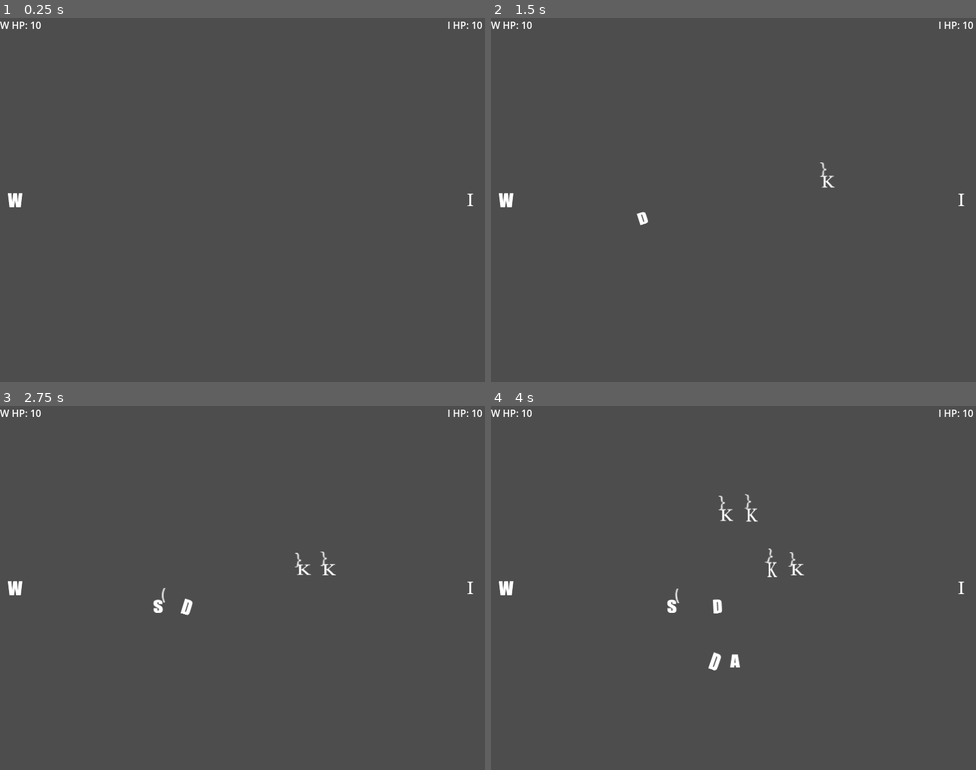
Above: before the commit, frames 1-4 (two rows, left to right).
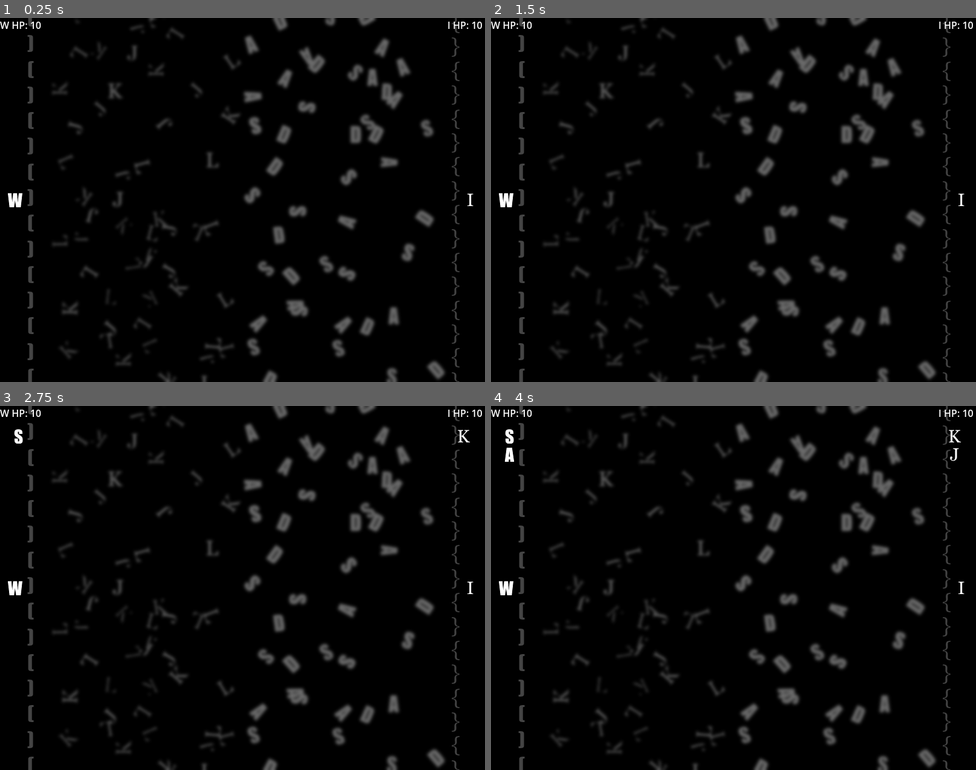
Above: after the commit, the same moments.

Repository: camd67/ld55-summoning-game
Game: Godot game, scene res://battlefield/battlefield.tscn
Same seed, same stepped clock (60 frames per second), same inputs: the game is played once before the commit and once after it.
Inputs (mouse positions are in pixels of both pictures, inside the frame that each line leads up to):
- Up to frame 1 (0.25 s): no input
- Up to frame 2 (1.5 s): tap Enter at 0.5 s; move the mouse to (840, 181) at 0.52 s; hold A (summon_a) 0.53-1.28 s; tap D (summon_d) at 0.8, 1.35 s; tap Space at 1.25 s; move the mouse to (636, 218) at 1.27 s
- Up to frame 3 (2.75 s): tap S (summon_s) at 1.55 s; move the mouse to (291, 507) at 2.02 s; hold S (summon_s) from 2.03 s (still down); tap A (summon_a) at 2.3 s
- Up to frame 4 (4 s): move the mouse to (709, 660) at 2.77 s; release S (summon_s) at 2.78 s; tap A (summon_a) at 2.85 s; tap D (summon_d) at 3.05 s; move the mouse to (879, 642) at 3.52 s; hold D (summon_d) from 3.53 s (still down); tap S (summon_s) at 3.8 s

The runs differ from the first frame. In frame 1, 96% of the frame differs, in the area x 0-100%, y 0-100%; in frame 2, 96%; in frame 3, 96%; in frame 4, 96%.

Commit message:
Add battlefield, summonable tracking, and basic enemy AI

Diff:
--- a/battlefield/Enemy.gd
+++ b/battlefield/Enemy.gd
@@ -1,31 +1,51 @@
-@tool
 extends Node2D
 
 @onready var enemy_summons: Node2D = $EnemySummons
+@onready var summonable_manager: SummonableManager = $"../SummonableManager"
 
 const summon_j = preload("res://summon/summon_j.tscn")
 const summon_k = preload("res://summon/summon_k.tscn")
 const summon_l = preload("res://summon/summon_l.tscn")
 const summon_rect = Rect2(400, 0, 400, 600)
 
-const summons = [summon_k]
+const base_skip_chance = .5
+var current_skip_chance := base_skip_chance
+
+const summons = ["j", "k", "l"]
 
 
-func _ready() -> void:
-	if not Engine.is_editor_hint():
-		GlobalEvent.player_summoned.connect(on_player_summon)
+func _on_enemy_ai_timer_timeout() -> void:
+	if randf() <= base_skip_chance:
+		# Skip AI's turn! But make it less likely next time
+		current_skip_chance /= 2
+		print("Skipping AI due to skip chance")
+		return
 
+	# Reset our skip chances
+	current_skip_chance = base_skip_chance
+	var summon_type: String = summons.pick_random()
 
-func on_player_summon(player_summon: Node2D) -> void:
-	var summon: Node2D = summons.pick_random().instantiate()
-	var player_pos := player_summon.global_position
-	var center := Vector2(400, 300)
-	var distance_to_mid := center - player_pos
-	summon.global_position = center + distance_to_mid
-	enemy_summons.add_child(summon)
+	var summonable := summonable_manager.consume_enemy_summonable(summon_type)
+	if summonable == null:
+		print("skipped AI due to unsumonable type: %s" % summon_type)
+		return
 
-
-func _draw() -> void:
-	if Engine.is_editor_hint():
-		draw_rect(summon_rect, Color.hex(0xb311006b))
-		queue_redraw()
+	var location := Vector2(randf_range(400, 750), randf_range(0, 530))
+	match summon_type:
+		"j":
+			var summon := summon_j.instantiate()
+			summon.global_position = location
+			enemy_summons.add_child(summon)
+			print("AI summoned J")
+		"k":
+			var summon := summon_k.instantiate()
+			summon.global_position = location
+			enemy_summons.add_child(summon)
+			print("AI summoned K")
+		"l":
+			var summon := summon_l.instantiate()
+			summon.global_position = location
+			enemy_summons.add_child(summon)
+			print("AI summoned L")
+		_:
+			push_error("Enemy AI tried to summon an unknown type %s" % summon_type)
--- a/battlefield/Player.gd
+++ b/battlefield/Player.gd
@@ -1,8 +1,9 @@
-@tool
 extends Node2D
 
+@onready var summonable_manager: SummonableManager = $"../SummonableManager"
 @onready var hurt_area: Area2D = $HurtArea
 @onready var player_summons: Node2D = $PlayerSummons
+
 const a_summon = preload("res://summon/summon_a.tscn")
 const s_summon = preload("res://summon/summon_s.tscn")
 const summon_d = preload("res://summon/summon_d.tscn")
@@ -21,23 +22,43 @@
 
 	# Only summon if we're a valid key
 	if event.is_action_pressed("summon_a"):
+		var maybe_summon_a := summonable_manager.consume_summonable("a")
+		if maybe_summon_a == null:
+			# Play some effect?
+			return
+		# remove from the tree so that we don't reformat incorrectly
+		maybe_summon_a.reparent(self)
+		maybe_summon_a.queue_free()
+		summonable_manager.reformat_summonables()
+
 		var summon := a_summon.instantiate()
 		summon.global_position = mouse_pos
 		player_summons.add_child(summon)
 		GlobalEvent.emit_player_summoned(summon)
 	elif event.is_action_pressed("summon_s"):
+		var maybe_summon_s := summonable_manager.consume_summonable("s")
+		if maybe_summon_s == null:
+			# Play some effect?
+			return
+		# remove from the tree so that we don't reformat incorrectly
+		maybe_summon_s.reparent(self)
+		maybe_summon_s.queue_free()
+		summonable_manager.reformat_summonables()
+
 		var summon := s_summon.instantiate()
 		summon.global_position = mouse_pos
 		player_summons.add_child(summon)
 		GlobalEvent.emit_player_summoned(summon)
 	elif event.is_action_pressed("summon_d"):
+		var maybe_summon_d := summonable_manager.consume_summonable("d")
+		if maybe_summon_d == null:
+			# Play some effect?
+			return
+		# remove from the tree so that we don't reformat incorrectly
+		maybe_summon_d.reparent(self)
+		maybe_summon_d.queue_free()
+		summonable_manager.reformat_summonables()
 		var summon := summon_d.instantiate()
 		summon.global_position = mouse_pos
 		player_summons.add_child(summon)
 		GlobalEvent.emit_player_summoned(summon)
-
-
-func _draw() -> void:
-	if Engine.is_editor_hint():
-		draw_rect(summon_area, Color.hex(0x0099b36b))
-		queue_redraw()
--- /dev/null
+++ b/battlefield/SummonableManager.gd
@@ -0,0 +1,138 @@
+extends Node
+class_name SummonableManager
+
+@onready var player_summonables: Node2D = $"../Player/Summonables"
+@onready var enemy_summonables: Node2D = $"../Enemy/Summonables"
+
+const A = preload("res://summon/a.png")
+const S = preload("res://summon/s.png")
+const D = preload("res://summon/d.png")
+
+const J = preload("res://summon/j.png")
+const K = preload("res://summon/k.png")
+const L = preload("res://summon/l.png")
+
+
+const max_summons = 15
+
+
+func _ready() -> void:
+	pass
+
+
+func _process(delta: float) -> void:
+	pass
+
+
+func consume_summonable(key: String) -> Sprite2D:
+	for idx in player_summonables.get_child_count():
+		var child := player_summonables.get_child(idx)
+		if child.name.begins_with(key):
+			return child as Sprite2D
+
+	return null
+
+
+func consume_enemy_summonable(key: String) -> Sprite2D:
+	for idx in enemy_summonables.get_child_count():
+		var child := enemy_summonables.get_child(idx)
+		if child.name.begins_with(key):
+			return child as Sprite2D
+
+	return null
+
+
+func reformat_summonables() -> void:
+	for idx in player_summonables.get_child_count():
+		var target_y_pos := idx * 30
+		# Add a little extra so we jump over our summoner
+		if idx > 6:
+			target_y_pos += 100
+		player_summonables.get_child(idx).position = Vector2(15, target_y_pos)
+
+	for idx in enemy_summonables.get_child_count():
+		var target_y_pos := idx * 30
+		# Add a little extra so we jump over our summoner
+		if idx > 6:
+			target_y_pos += 100
+		enemy_summonables.get_child(idx).position = Vector2(15, target_y_pos)
+
+
+func add_player_summon(key: String) -> void:
+	if player_summonables.get_child_count() >= max_summons:
+		# Popup something like "max summon queue reached"?
+		return
+
+	match key:
+		"a":
+			var tex := Sprite2D.new()
+			tex.texture = A
+			tex.name = "a_%s" % Time.get_ticks_usec()
+			player_summonables.add_child(tex)
+			reformat_summonables()
+		"s":
+			var tex := Sprite2D.new()
+			tex.texture = S
+			tex.name = "s_%s" % Time.get_ticks_usec()
+			player_summonables.add_child(tex)
+			reformat_summonables()
+		"d":
+			var tex := Sprite2D.new()
+			tex.texture = D
+			tex.name = "d_%s" % Time.get_ticks_usec()
+			player_summonables.add_child(tex)
+			reformat_summonables()
+		_:
+			push_error("unknown summonable type: %s" % key)
+
+func _on_player_summon_a_timer_timeout() -> void:
+	add_player_summon("a")
+
+
+func _on_player_summon_s_timer_timeout() -> void:
+	add_player_summon("s")
+
+
+func _on_player_summon_d_timer_timeout() -> void:
+	add_player_summon("d")
+
+
+
+func add_enemy_summon(key: String) -> void:
+	if enemy_summonables.get_child_count() >= max_summons:
+		# Popup something like "max summon queue reached"?
+		return
+
+	match key:
+		"j":
+			var tex := Sprite2D.new()
+			tex.texture = J
+			tex.name = "j_%s" % Time.get_ticks_usec()
+			enemy_summonables.add_child(tex)
+			reformat_summonables()
+		"k":
+			var tex := Sprite2D.new()
+			tex.texture = K
+			tex.name = "k_%s" % Time.get_ticks_usec()
+			enemy_summonables.add_child(tex)
+			reformat_summonables()
+		"l":
+			var tex := Sprite2D.new()
+			tex.texture = L
+			tex.name = "l_%s" % Time.get_ticks_usec()
+			enemy_summonables.add_child(tex)
+			reformat_summonables()
+		_:
+			push_error("unknown summonable type: %s" % key)
+
+
+func _on_enemy_summon_a_timer_timeout() -> void:
+	add_enemy_summon("j")
+
+
+func _on_enemy_summon_s_timer_timeout() -> void:
+	add_enemy_summon("k")
+
+
+func _on_enemy_summon_d_timer_timeout() -> void:
+	add_enemy_summon("l")
--- a/battlefield/battlefield.tscn
+++ b/battlefield/battlefield.tscn
@@ -1,10 +1,12 @@
-[gd_scene load_steps=8 format=3 uid="uid://bgi8jf8doyn37"]
+[gd_scene load_steps=10 format=3 uid="uid://bgi8jf8doyn37"]
 
 [ext_resource type="Script" path="res://battlefield/battlefield.gd" id="1_7rg0x"]
 [ext_resource type="Script" path="res://battlefield/Player.gd" id="1_d7imw"]
 [ext_resource type="Texture2D" uid="uid://cekenxf8m641a" path="res://summon/w.png" id="2_fm7x3"]
+[ext_resource type="Script" path="res://battlefield/SummonableManager.gd" id="2_rc5qs"]
 [ext_resource type="Script" path="res://battlefield/Enemy.gd" id="3_jdd3w"]
 [ext_resource type="Texture2D" uid="uid://y3ypui04hg1x" path="res://summon/i.png" id="3_stidb"]
+[ext_resource type="Texture2D" uid="uid://c65kx6yqqyolq" path="res://battlefield/battlefield.png" id="7_ot78s"]
 
 [sub_resource type="RectangleShape2D" id="RectangleShape2D_8yb6s"]
 size = Vector2(50, 600)
@@ -14,6 +16,37 @@
 
 [node name="Battlefield" type="Node2D"]
 script = ExtResource("1_7rg0x")
+
+[node name="BattlefieldBG" type="Sprite2D" parent="."]
+texture = ExtResource("7_ot78s")
+centered = false
+
+[node name="SummonableManager" type="Node" parent="."]
+script = ExtResource("2_rc5qs")
+
+[node name="PlayerSummonATimer" type="Timer" parent="SummonableManager"]
+wait_time = 3.0
+autostart = true
+
+[node name="PlayerSummonSTimer" type="Timer" parent="SummonableManager"]
+wait_time = 2.0
+autostart = true
+
+[node name="PlayerSummonDTimer" type="Timer" parent="SummonableManager"]
+wait_time = 10.0
+autostart = true
+
+[node name="EnemySummonATimer" type="Timer" parent="SummonableManager"]
+wait_time = 3.0
+autostart = true
+
+[node name="EnemySummonSTimer" type="Timer" parent="SummonableManager"]
+wait_time = 2.0
+autostart = true
+
+[node name="EnemySummonDTimer" type="Timer" parent="SummonableManager"]
+wait_time = 10.0
+autostart = true
 
 [node name="Player" type="Node2D" parent="."]
 script = ExtResource("1_d7imw")
@@ -32,6 +65,9 @@
 
 [node name="PlayerSummons" type="Node2D" parent="Player"]
 
+[node name="Summonables" type="Node2D" parent="Player"]
+position = Vector2(15, 50)
+
 [node name="Enemy" type="Node2D" parent="."]
 script = ExtResource("3_jdd3w")
 
@@ -49,6 +85,13 @@
 
 [node name="EnemySummons" type="Node2D" parent="Enemy"]
 
+[node name="Summonables" type="Node2D" parent="Enemy"]
+position = Vector2(750, 50)
+
+[node name="EnemyAiTimer" type="Timer" parent="Enemy"]
+wait_time = 0.5
+autostart = true
+
 [node name="BattlefieldUi" type="Control" parent="."]
 layout_mode = 3
 anchors_preset = 0
@@ -62,8 +105,16 @@
 text = "W HP: %s"
 
 [node name="EnemyHpLabel" type="Label" parent="BattlefieldUi"]
-layout_mode = 1
+layout_mode = 0
 offset_left = 738.0
 offset_right = 800.0
 offset_bottom = 23.0
 text = "I HP: %s"
+
+[connection signal="timeout" from="SummonableManager/PlayerSummonATimer" to="SummonableManager" method="_on_player_summon_a_timer_timeout"]
+[connection signal="timeout" from="SummonableManager/PlayerSummonSTimer" to="SummonableManager" method="_on_player_summon_s_timer_timeout"]
+[connection signal="timeout" from="SummonableManager/PlayerSummonDTimer" to="SummonableManager" method="_on_player_summon_d_timer_timeout"]
+[connection signal="timeout" from="SummonableManager/EnemySummonATimer" to="SummonableManager" method="_on_enemy_summon_a_timer_timeout"]
+[connection signal="timeout" from="SummonableManager/EnemySummonSTimer" to="SummonableManager" method="_on_enemy_summon_s_timer_timeout"]
+[connection signal="timeout" from="SummonableManager/EnemySummonDTimer" to="SummonableManager" method="_on_enemy_summon_d_timer_timeout"]
+[connection signal="timeout" from="Enemy/EnemyAiTimer" to="Enemy" method="_on_enemy_ai_timer_timeout"]
--- a/project.godot
+++ b/project.godot
@@ -29,6 +29,7 @@
 window/size/viewport_width=800
 window/size/viewport_height=600
 window/stretch/mode="viewport"
+mouse_cursor/custom_image="res://cursor_pointer.png"
 
 [editor]
 
@@ -61,3 +62,4 @@
 
 renderer/rendering_method="gl_compatibility"
 renderer/rendering_method.mobile="gl_compatibility"
+environment/defaults/default_clear_color=Color(0, 0, 0, 1)
--- a/summon/summon_a.tscn
+++ b/summon/summon_a.tscn
@@ -251,20 +251,28 @@
 "walk": SubResource("Animation_r7vil")
 }
 
+[sub_resource type="Curve" id="Curve_hxga0"]
+_data = [Vector2(0, 1), 0.0, 0.0, 0, 0, Vector2(0.783505, 1), 0.0, 0.0, 0, 0, Vector2(1, 0), 0.0, 0.0, 0, 0]
+point_count = 3
+
+[sub_resource type="CurveTexture" id="CurveTexture_uwdyk"]
+curve = SubResource("Curve_hxga0")
+
 [sub_resource type="ParticleProcessMaterial" id="ParticleProcessMaterial_j315k"]
 particle_flag_disable_z = true
 angle_min = -30.0
 angle_max = 30.0
-spread = 40.0
-initial_velocity_min = 75.0
-initial_velocity_max = 75.0
+spread = 15.0
+initial_velocity_min = 200.0
+initial_velocity_max = 200.0
 gravity = Vector3(0, 0, 0)
+alpha_curve = SubResource("CurveTexture_uwdyk")
 
 [sub_resource type="RectangleShape2D" id="RectangleShape2D_fxjo7"]
-size = Vector2(37, 49)
+size = Vector2(88.5, 49)
 
 [sub_resource type="RectangleShape2D" id="RectangleShape2D_58vwp"]
-size = Vector2(35, 42)
+size = Vector2(81.5, 42)
 
 [sub_resource type="Gradient" id="Gradient_6e30v"]
 interpolation_color_space = 2
@@ -277,7 +285,7 @@
 collision_mask = 3
 script = ExtResource("1_hpr0u")
 damage_range = Vector2(1.5, 2.5)
-speed = Vector2(20, 0)
+speed = Vector2(30, 0)
 
 [node name="CollisionShape2D" type="CollisionShape2D" parent="."]
 shape = SubResource("RectangleShape2D_cx552")
@@ -305,7 +313,7 @@
 collision_mask = 2
 
 [node name="CollisionShape2D" type="CollisionShape2D" parent="Hitbox"]
-position = Vector2(26, 0)
+position = Vector2(51.75, 0)
 shape = SubResource("RectangleShape2D_fxjo7")
 disabled = true
 
@@ -316,7 +324,7 @@
 collision_mask = 2
 
 [node name="CollisionShape2D" type="CollisionShape2D" parent="EnemyDetector"]
-position = Vector2(25, 0)
+position = Vector2(48.25, 0)
 shape = SubResource("RectangleShape2D_58vwp")
 debug_color = Color(0, 0.701961, 0.454902, 0.419608)
 
--- a/summon/summon_d.tscn
+++ b/summon/summon_d.tscn
@@ -316,7 +316,7 @@
 collision_mask = 3
 script = ExtResource("1_hl1um")
 damage_range = Vector2(5, 10)
-speed = Vector2(45, 0)
+speed = Vector2(25, 0)
 
 [node name="CollisionShape2D" type="CollisionShape2D" parent="."]
 shape = SubResource("RectangleShape2D_cx552")
--- a/summon/summon_s.tscn
+++ b/summon/summon_s.tscn
@@ -340,7 +340,7 @@
 collision_mask = 3
 script = ExtResource("1_0svjx")
 damage_range = Vector2(0.5, 1.5)
-speed = Vector2(30, 0)
+speed = Vector2(50, 0)
 
 [node name="CollisionShape2D" type="CollisionShape2D" parent="."]
 shape = SubResource("RectangleShape2D_cx552")
Binary file added: battlefield/battlefield.png
Not shown, added: battlefield/battlefield.png.import
Binary file added: cursor.png
Not shown, added: cursor.png.import
Binary file added: cursor_pointer.png
Not shown, added: cursor_pointer.png.import
Not shown: 1 places in summon/summon_a.tscn that only renumber resources
